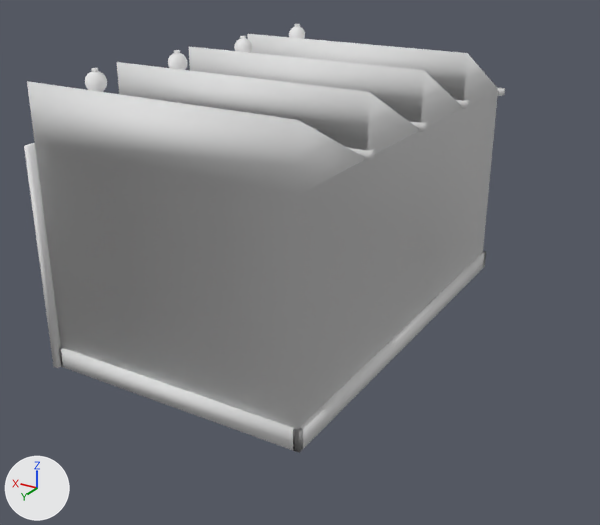
One commit to the glTF model price-of-everything-0.1/assets/supply_chain_3d/industrial_factory_lvl1_contour.glb: the scene before it, then after it.
Both versions are drawn from a 50 mm lens placed at (-0.594, 0.972, 0.564), pointed at (-0.049, 0.062, 0.109). The axes (+X, +Y, +Z) are drawn at lower left. The lights are the same throughout. The older version comes first. Vertices at exactly the same position are counted once.

In view in the first picture: 'industrial_factory_contour'.
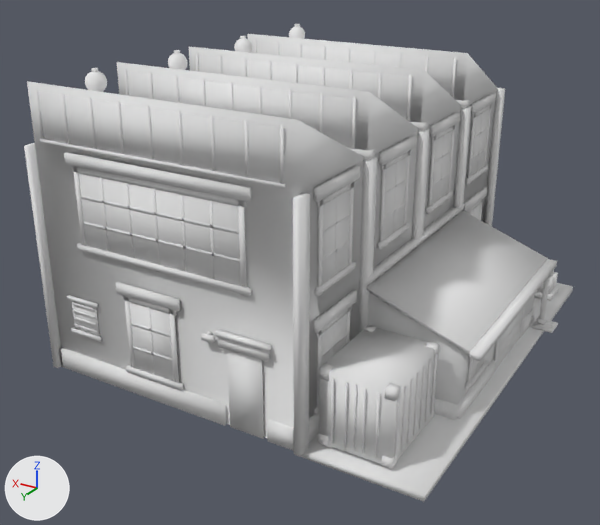
The newer file is also turned or shifted as a whole; pictures and numbers use the older file's frame.

Diff of the bpy script that builds the scene:
```diff
--- a/price-of-everything-0.1/assets/supply_chain_3d/industrial_factory_lvl1_contour.glb.py
+++ b/price-of-everything-0.1/assets/supply_chain_3d/industrial_factory_lvl1_contour.glb.py
@@ me_industrial_factory_contour @@
-me_industrial_factory_contour.from_pydata(...)  # 2130 vertices, 3332 faces; spans x -0.201..0.201, y -0.32..0.32, z 0.0..0.392
+me_industrial_factory_contour.from_pydata(...)  # 4156 vertices, 6508 faces; spans x -0.362..0.201, y -0.32..0.32, z -0.003..0.392
+# me_industrial_factory_contour part 1: a new loose piece, a box spanning x -0.2035..-0.1954, y -0.2958..-0.2768, z 0.0054..0.3039, in mat_paint (white #e7e7e7)
+# me_industrial_factory_contour part 2: a new loose piece, a box spanning x -0.2035..-0.1954, y -0.1465..-0.1275, z 0.0054..0.3039, in mat_paint (white #e7e7e7)
+# me_industrial_factory_contour part 3: a new loose piece, a box spanning x -0.2035..-0.1954, y 0.0027..0.0217, z 0.0054..0.3039, in mat_paint (white #e7e7e7)
+# me_industrial_factory_contour part 4: a new loose piece, a box spanning x -0.2035..-0.1954, y 0.152..0.171, z 0.0054..0.3039, in mat_paint (white #e7e7e7)
+# me_industrial_factory_contour part 5: a new loose piece, a box spanning x -0.2035..-0.1954, y 0.3012..0.3202, z 0.0054..0.3039, in mat_paint (white #e7e7e7)
+# me_industrial_factory_contour part 6: a new loose piece, a box spanning x -0.2062..-0.1954, y -0.1438..0.1682, z 0.154..0.1608, in mat_paint (white #e7e7e7)
+# me_industrial_factory_contour part 7: a new loose piece, a box spanning x -0.327..-0.3256, y -0.076..0.0326, z 0.0054..0.0841, in mat_paint (white #e7e7e7)
+# me_industrial_factory_contour part 8: a new loose piece, a box spanning x -0.3278..-0.3262, y -0.0801..-0.0719, z 0.0014..0.0882, in mat_paint (white #e7e7e7)
+# me_industrial_factory_contour part 9: a new loose piece, a box spanning x -0.3278..-0.3262, y 0.0285..0.0366, z 0.0014..0.0882, in mat_paint (white #e7e7e7)
+# me_industrial_factory_contour part 10: a new loose piece, a box spanning x -0.3274..-0.3263, y -0.0719..0.0285, z 0.0199..0.0224, in mat_paint (white #e7e7e7)
+# me_industrial_factory_contour part 11: a new loose piece, a box spanning x -0.3274..-0.3263, y -0.0719..0.0285, z 0.0357..0.0381, in mat_paint (white #e7e7e7)
+# me_industrial_factory_contour part 12: a new loose piece, a box spanning x -0.327..-0.3256, y 0.0855..0.1343, z 0.0393..0.0801, in mat_paint (white #e7e7e7)
+# me_industrial_factory_contour part 13: a new loose piece, a box spanning x -0.3278..-0.3262, y 0.1309..0.1377, z 0.0326..0.0868, in mat_paint (white #e7e7e7)
+# me_industrial_factory_contour part 14: a new loose piece, a box spanning x -0.3297..-0.3256, y 0.0767..0.1431, z 0.0356..0.0431, in mat_paint (white #e7e7e7)
+# me_industrial_factory_contour part 15: a new loose piece, a box spanning x -0.3284..-0.3202, y -0.137..-0.0828, z 0.0054..0.0244, in mat_paint (white #e7e7e7)
+# me_industrial_factory_contour part 16: a new loose piece, a box spanning x -0.3284..-0.3202, y 0.0393..0.1615, z 0.0054..0.0244, in mat_paint (white #e7e7e7)
+# me_industrial_factory_contour part 17: a new loose piece, a box spanning x -0.3243..-0.1954, y 0.1574..0.1655, z 0.0054..0.0244, in mat_paint (white #e7e7e7)
+# me_industrial_factory_contour part 18: a new loose piece, a box spanning x -0.3487..-0.3351, y -0.1438..0.1682, z 0.0936..0.1018, in mat_paint (white #e7e7e7)
+# me_industrial_factory_contour part 19: a new loose piece, an 8-sided cylinder along z spanning x -0.346..-0.3379, y -0.1303..-0.1221, z 0.0054..0.0936, in mat_paint (white #e7e7e7)
+# me_industrial_factory_contour part 20: 1778 vertices added at x -0.362..0.153, y -0.286..0.32, z -0.003..0.372
+# other edits to the shape of me_industrial_factory_contour do not show in these pictures
 me_industrial_factory_contour.materials.append(mat_paint)
```

Boxes [x1, y1, x2, y2] around the edits, measured in the pictures (600 x 525 px):
'industrial_factory_contour', reshaped (14% wider, 11% taller): before [24, 24, 505, 453]; after [24, 24, 573, 502]
part 1 of me_industrial_factory_contour, added: after [484, 88, 505, 226]
part 2 of me_industrial_factory_contour, added: after [453, 107, 471, 207]
part 3 of me_industrial_factory_contour, added: after [411, 129, 430, 240]
part 4 of me_industrial_factory_contour, added: after [358, 157, 377, 334]
part 5 of me_industrial_factory_contour, added: after [293, 193, 310, 456]
part 6 of me_industrial_factory_contour, added: after [367, 204, 464, 285]
part 7 of me_industrial_factory_contour, added: after [497, 310, 523, 367]
part 8 of me_industrial_factory_contour, added (mostly hidden): after [519, 306, 525, 338]
part 9 of me_industrial_factory_contour, added (mostly hidden): after [494, 338, 500, 372]
part 10 of me_industrial_factory_contour, added: after [497, 328, 521, 360]
part 11 of me_industrial_factory_contour, added: after [499, 318, 522, 348]
part 12 of me_industrial_factory_contour, added (mostly hidden): after [471, 359, 483, 379]
part 13 of me_industrial_factory_contour, added: after [468, 359, 473, 383]
part 14 of me_industrial_factory_contour, added: after [465, 360, 488, 391]
part 15 of me_industrial_factory_contour, added: after [522, 308, 535, 335]
part 16 of me_industrial_factory_contour, added: after [457, 360, 495, 419]
part 17 of me_industrial_factory_contour, added: after [434, 398, 458, 420]
part 18 of me_industrial_factory_contour, added: after [469, 259, 557, 361]
part 19 of me_industrial_factory_contour, added (mostly hidden): after [539, 277, 550, 320]
part 20 of me_industrial_factory_contour, added: after [35, 39, 573, 502]
